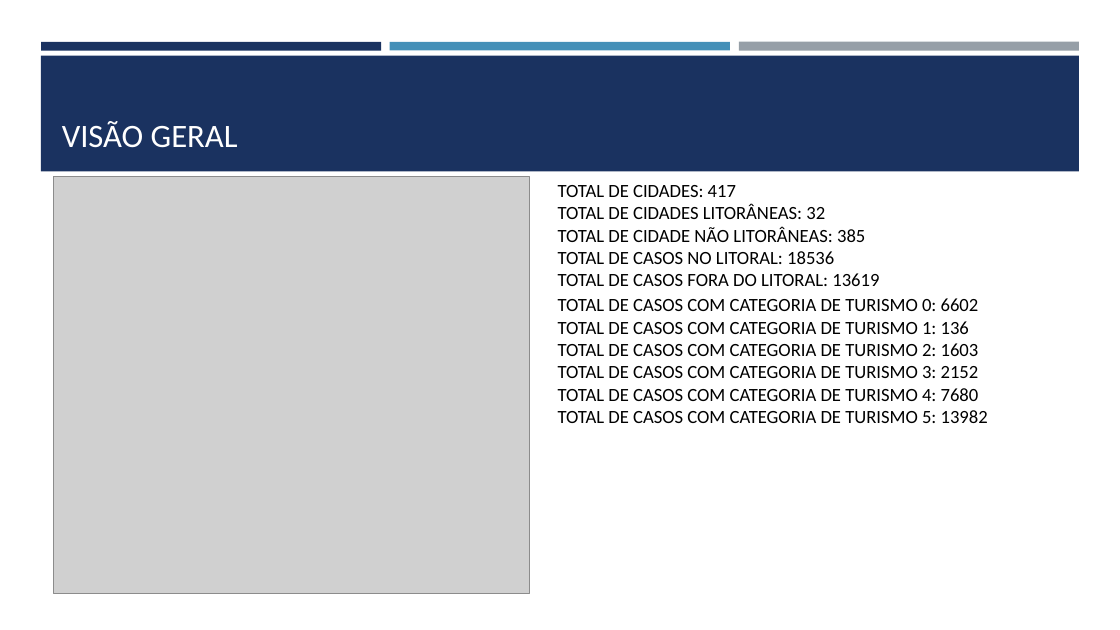
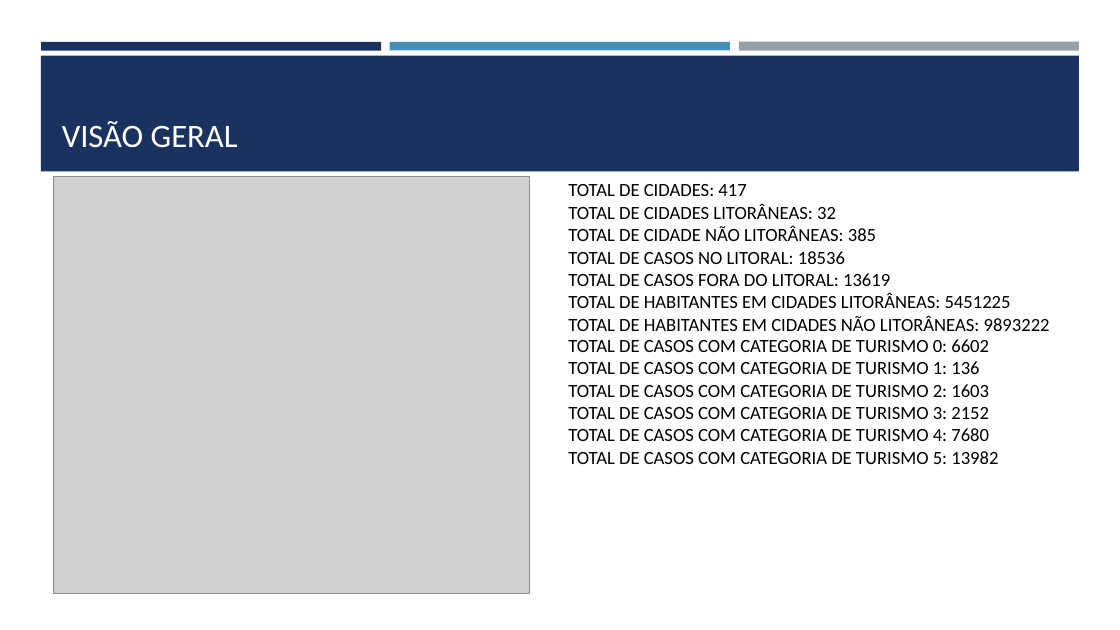
Before and after one commit to LuisClaudioTeixeira/Projeto_IC, a slide deck: slide 2 of Apresentação_dados/Apresentação IC.pptx. Drawn at 1120x630 pixels with LibreOffice and Linux fonts; fonts in the diff are those of the drawing; grey boxes stand for pictures. Boxes give left, top, right and bottom in pixels: in the first picture for what was removed or moved away, otherwise in the second. Text is boxed around its words. In the diff, an @@ line names an element or a change of style, - is before the commit and + after.

Commit message:
Enviando apresentação

```diff
--- a/Apresentação_dados/Apresentação IC.pptx
+++ b/Apresentação_dados/Apresentação IC.pptx
@@ text "TOTAL DE CIDADES: 417 TOTAL ...": place and size @@
-text "TOTAL DE CIDADES: 417 TOTAL ..." at [558, 185, 879, 286]
+text "TOTAL DE CIDADES: 417 TOTAL ..." at [568, 184, 1050, 331]
@@ text at [568, 293, 1050, 331]: paragraph added @@
+TOTAL DE HABITANTES EM CIDADES LITORÂNEAS: 5451225
+TOTAL DE HABITANTES EM CIDADES NÃO LITORÂNEAS: 9893222
@@ text "TOTAL DE CASOS COM CATEGORIA ...": place and size @@
-text "TOTAL DE CASOS COM CATEGORIA ..." at [558, 298, 988, 423]
+text "TOTAL DE CASOS COM CATEGORIA ..." at [568, 339, 998, 464]
```
